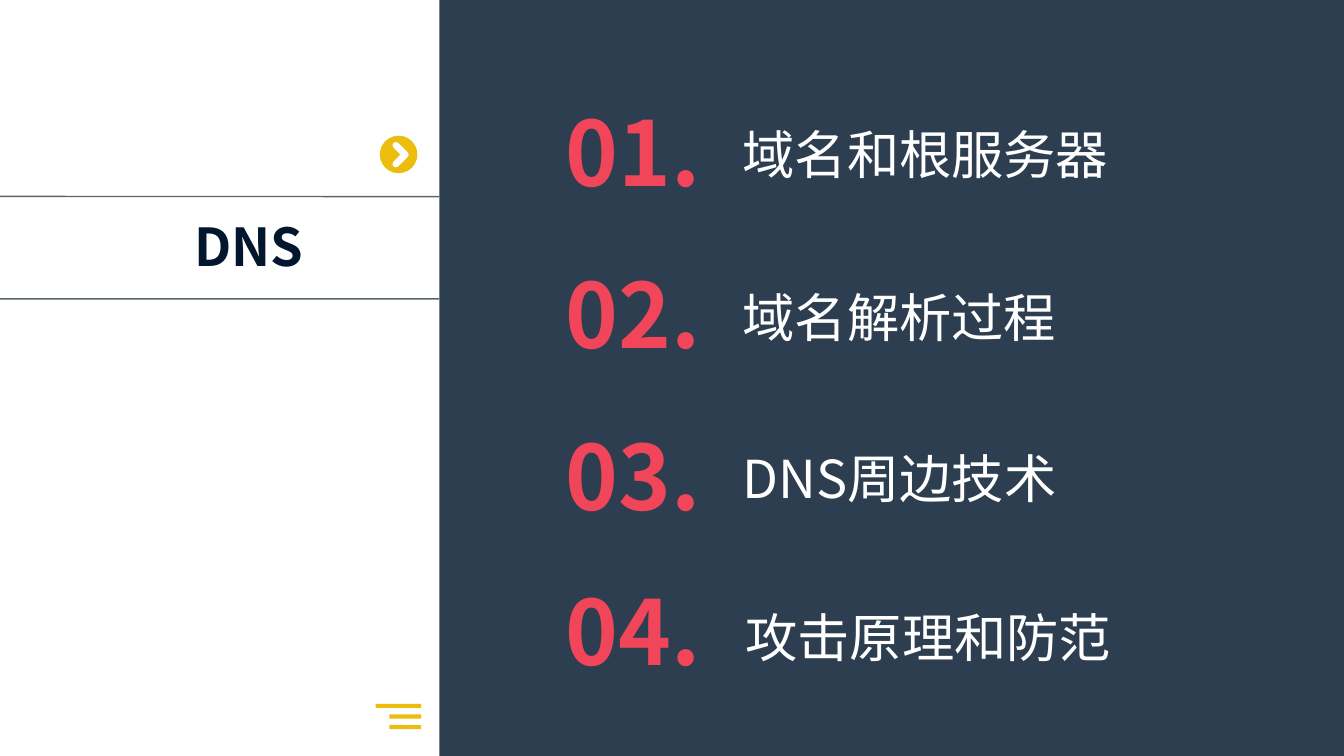
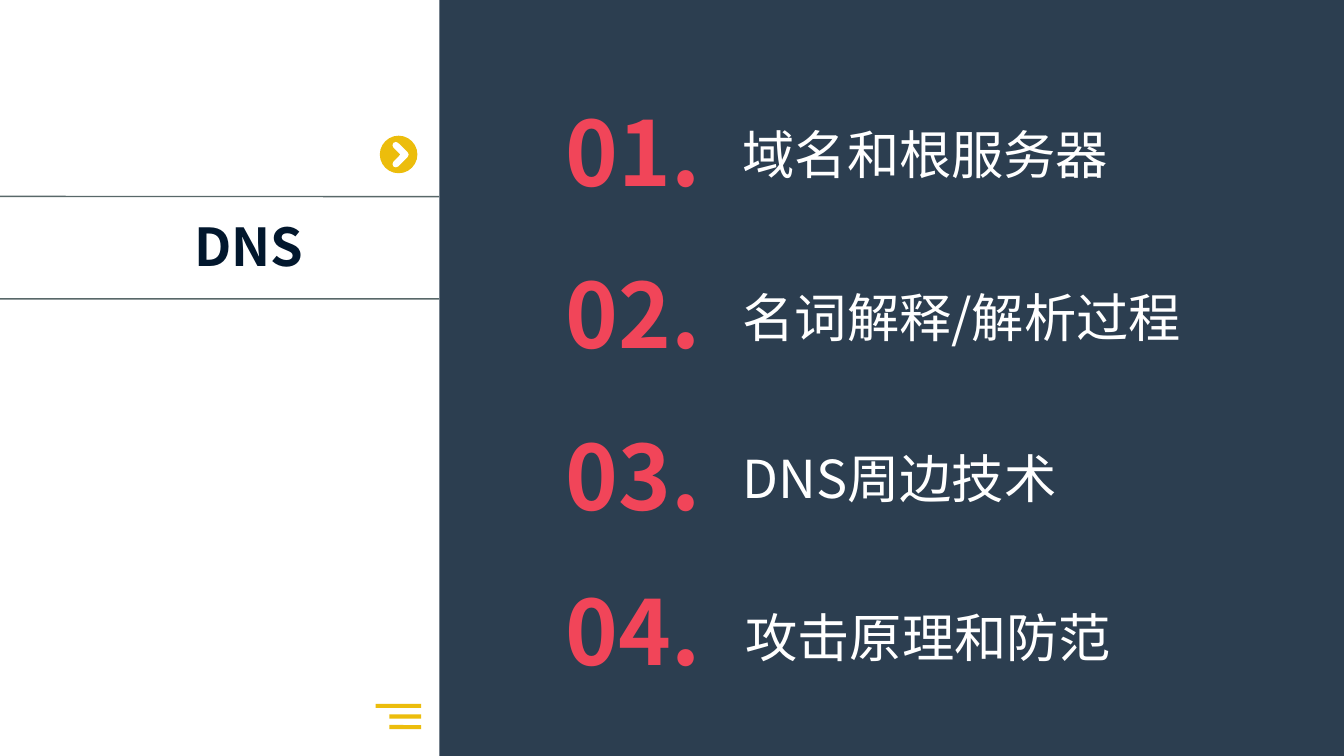
Before and after one commit to R-Lin/Simple_scripts, a slide deck: slide 2 of dns.ppt. Drawn at 1344x756 pixels with LibreOffice and Linux fonts; fonts in the diff are those of the drawing. Boxes give left, top, right and bottom in pixels: in the first picture for what was removed or moved away, otherwise in the second. Text is boxed around its words. In the diff, an @@ line names an element or a change of style, - is before the commit and + after.

```diff
--- a/dns.ppt
+++ b/dns.ppt
@@ text at [743, 293, 1181, 347]: text changed @@
-域名解析过程
+名词解释/解析过程
```
Also in this commit, not shown: 9 other slides changed, 11 slides added, 5 slides removed.
